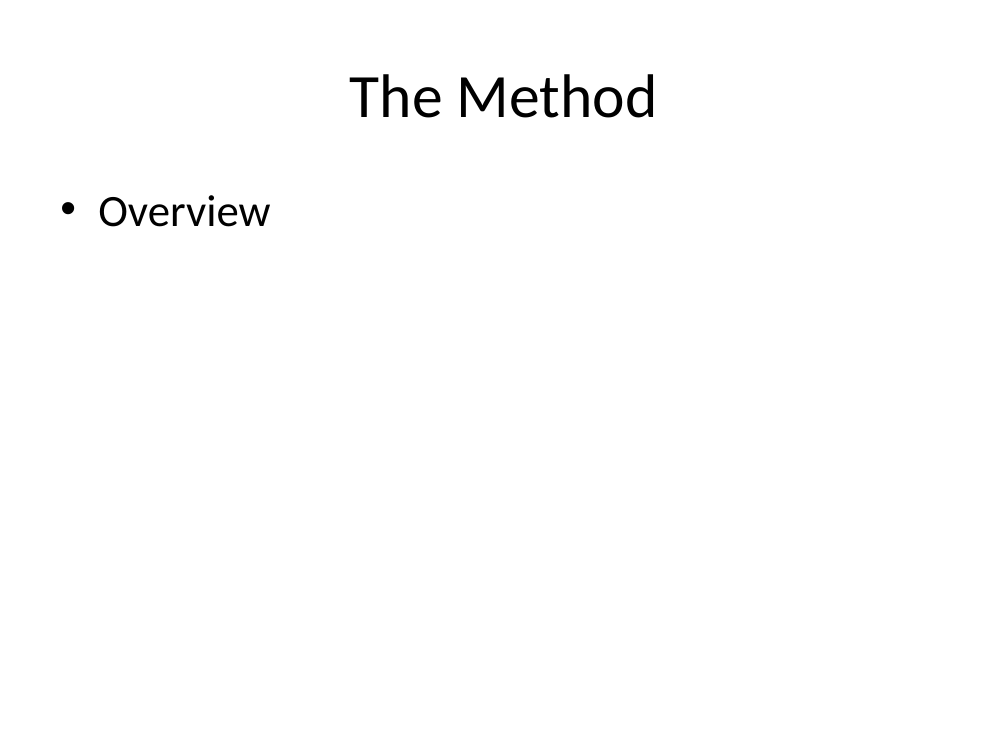
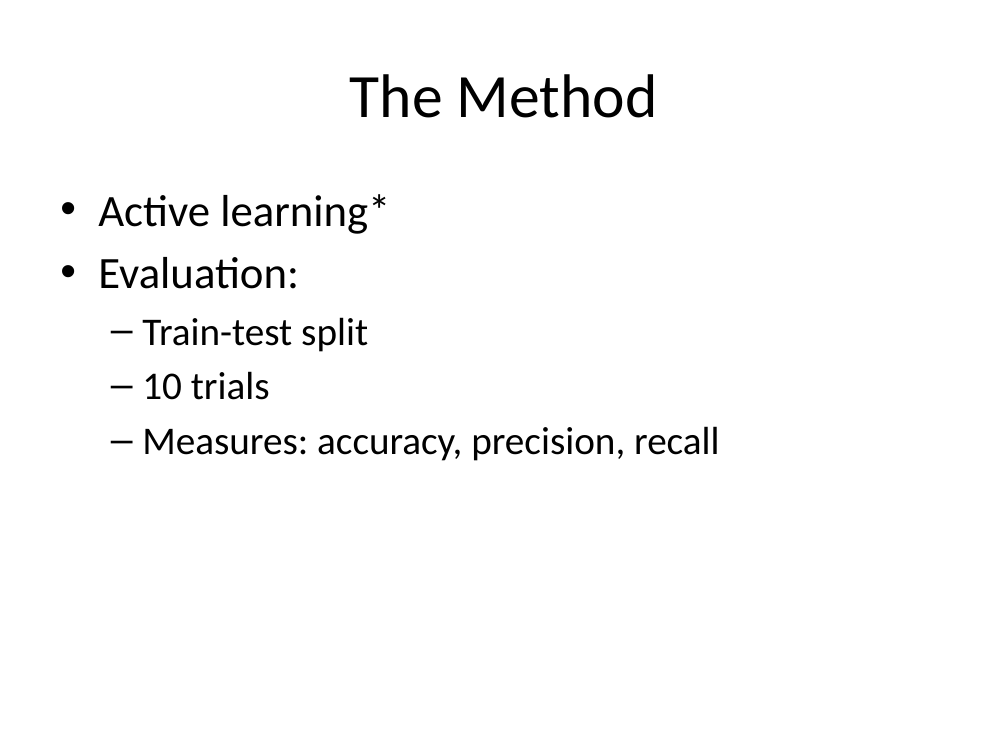
Before and after one commit to mramire8/osna, a slide deck: slide 7 of presentations/proposal.pptx (slide 4 before the commit). Drawn at 1008x756 pixels with LibreOffice and Linux fonts; fonts in the diff are those of the drawing. Boxes give left, top, right and bottom in pixels: in the first picture for what was removed or moved away, otherwise in the second. Text is boxed around its words. In the diff, an @@ line names an element or a change of style, - is before the commit and + after.

```diff
--- a/presentations/proposal.pptx
+++ b/presentations/proposal.pptx
@@ text at bbox=[98, 194, 720, 461]: text changed; size 32 to 28 pt @@
-• Overview
+• Active learning*
+• Evaluation:
+  – Train-test split
+  – 10 trials
+  – Measures: accuracy, precision, recall
```
Also in this commit, not shown: 1 other slide changed, 7 slides added, 3 slides removed, 1 other file.
